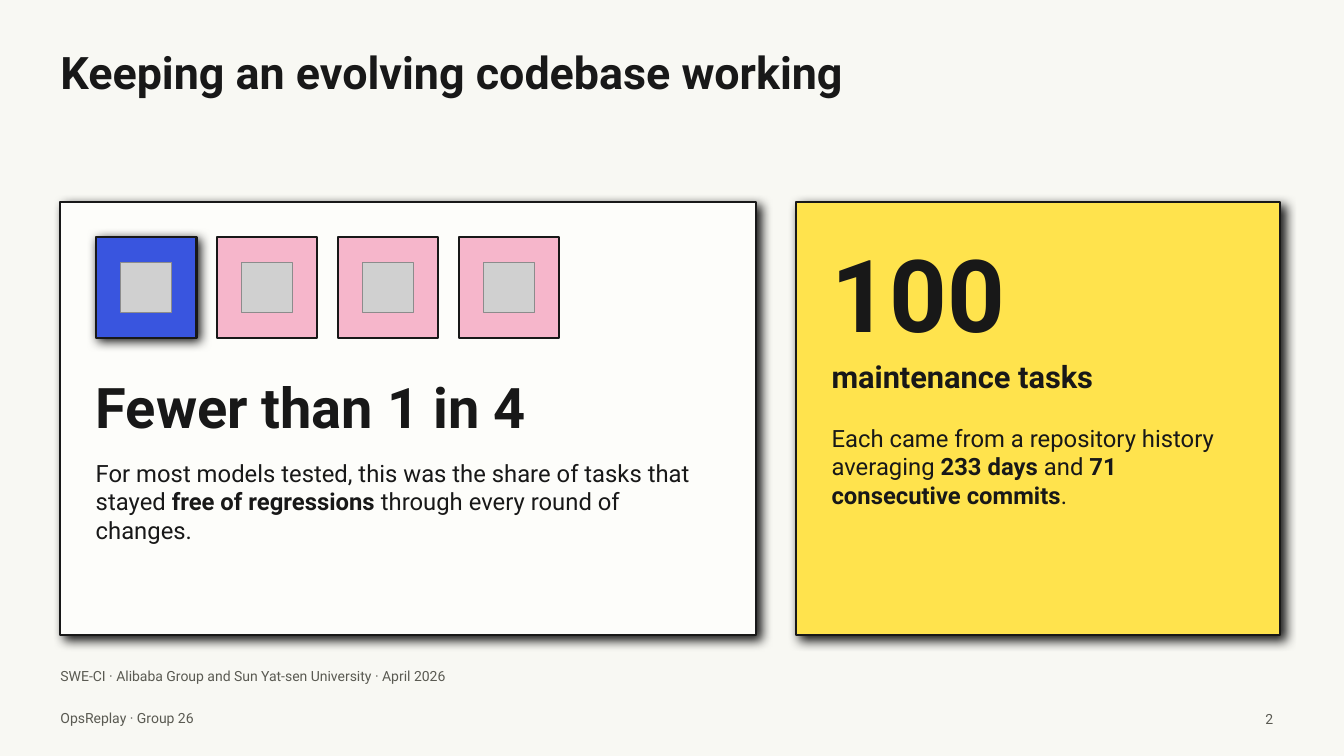
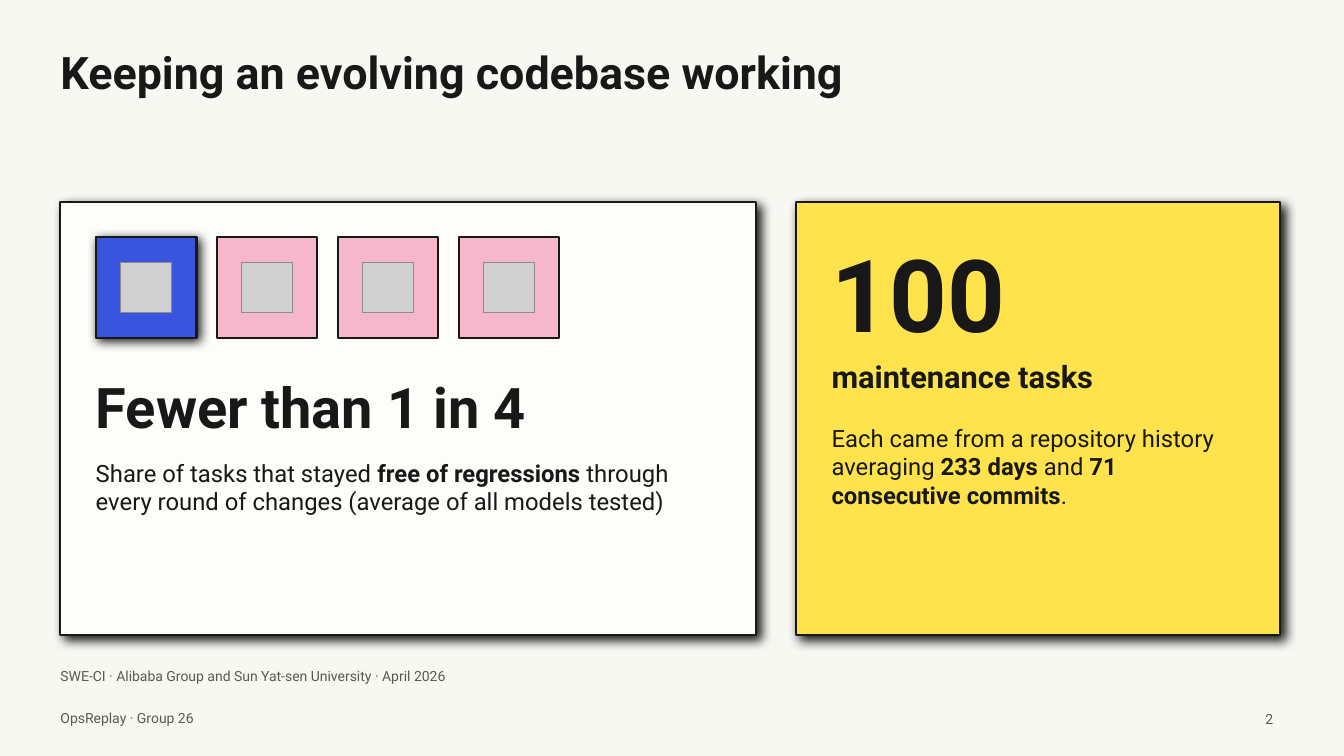
Before and after one commit to ehz0ah/OpsReplay, a slide deck: slide 2 of docs/reports/final/OpsReplay_Final_Presentation.pptx. Drawn at 1344x756 pixels with LibreOffice and Linux fonts; fonts in the diff are those of the drawing; grey boxes stand for pictures. Boxes give left, top, right and bottom in pixels: in the first picture for what was removed or moved away, otherwise in the second. Text is boxed around its words. In the diff, an @@ line names an element or a change of style, - is before the commit and + after.

```diff
--- a/docs/reports/final/OpsReplay_Final_Presentation.pptx
+++ b/docs/reports/final/OpsReplay_Final_Presentation.pptx
@@ text at <box>96,464,668,516</box>: text changed @@
-For most models tested, this was the share of tasks that stayed free of regressions through every round of changes.
+Share of tasks that stayed free of regressions through every round of changes (average of all models tested)
```
Also in this commit, not shown: 9 other slides changed.
